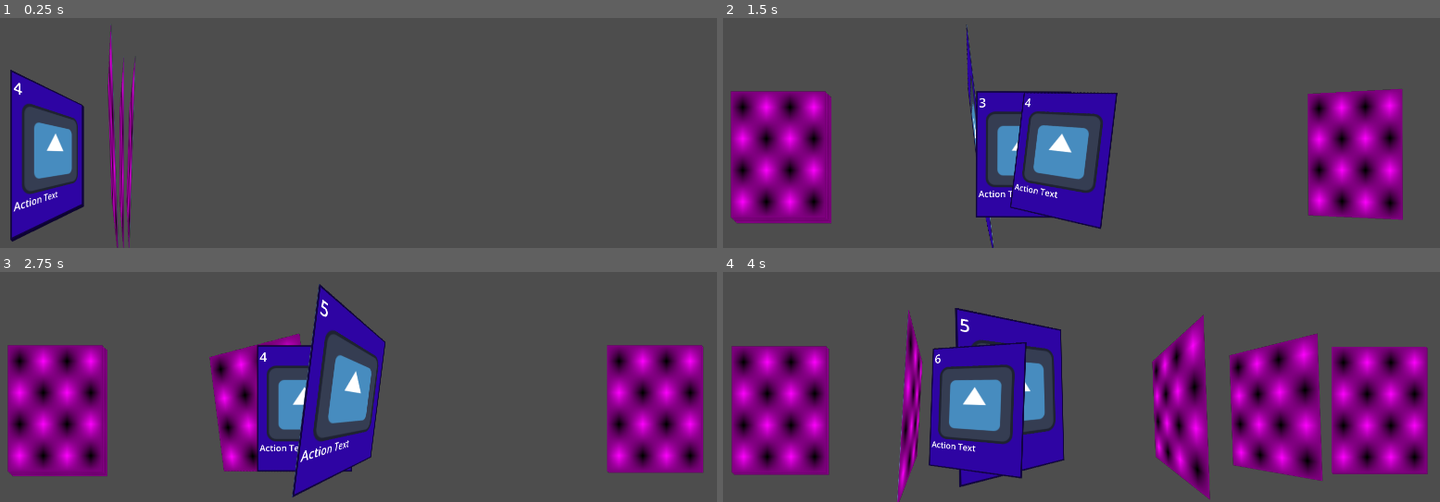
Above: before the commit, frames 1-4 (two rows, left to right).
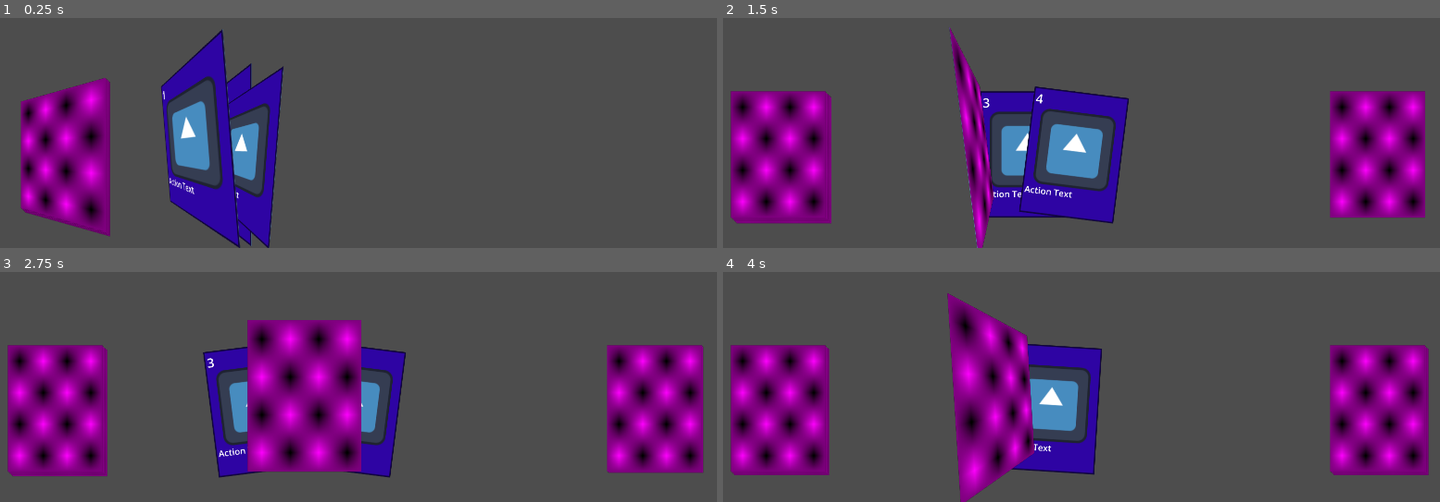
Above: after the commit, the same moments.

Repository: MamaDespik/GGJ-1
Game: Godot game, scene res://Cards/CardsContainer.tscn
Two runs of this game, one before a commit and one after it. Both use one fixed random seed, a clock stepped at 60 frames per second and the inputs below. The engine's default icon, where the game draws it, is replaced by a stand-in: a white triangle on a blue panel in a dark square.
Inputs (mouse positions are in pixels of both pictures, inside the frame that each line leads up to):
- Up to frame 1 (0.25 s): no input
- Up to frame 2 (1.5 s): tap Enter (ui_accept) at 0.5, 0.77, 0.8, 1.07, 1.35 s; move the mouse to (1239, 20) at 0.52 s; press the mouse at (1239, 20) at 0.53 s; hold D (move_right) 0.53-1.28 s; move the mouse to (930, 61) at 1.27 s; release the mouse at (930, 61) at 1.28 s; hold S (move_down) from 1.28 s (still down)
- Up to frame 3 (2.75 s): tap Enter (ui_accept) at 1.52, 1.82, 2.3 s; click (207, 315) at 1.55 s; move the mouse to (outside the picture) at 2.02 s; release S (move_down) at 2.03 s; hold D (move_right) from 2.03 s (still down); hold Mouse wheel up (change_highlight_left) from 2.03 s (still down)
- Up to frame 4 (4 s): move the mouse to (1045, 377) at 2.77 s; release D (move_right) at 2.78 s; release Mouse wheel up (change_highlight_left) at 2.78 s; hold W (move_up) 2.78-3.53 s; tap Mouse wheel down (change_highlight_right) at 2.85 s; tap Enter (ui_accept) at 3.02, 3.32, 3.77, 3.8 s; click (1045, 377) at 3.05 s; move the mouse to (1303, 357) at 3.52 s; press the mouse at (1303, 357) at 3.53 s; hold A (move_left) from 3.53 s (still down)

The runs differ from the first frame. In frame 1, 20% of the frame differs, in the area x 1-40%, y 3-100%; in frame 2, 15%; in frame 3, 16%; in frame 4, 27%, in the area x 1-99%, y 9-100%.

Commit message:
Timing and Reshuffling

Diff:
--- a/godovelopment-game-jam-1/Cards/CardsContainer.tscn
+++ b/godovelopment-game-jam-1/Cards/CardsContainer.tscn
@@ -15,3 +15,9 @@
 
 [node name="DiscardPile" parent="." instance=ExtResource("1_5ohjb")]
 position = Vector2(1732, 1000)
+
+[node name="ShuffleTimer" type="Timer" parent="."]
+wait_time = 2.0
+one_shot = true
+
+[connection signal="timeout" from="ShuffleTimer" to="." method="_on_shuffle_timer_timeout"]
--- a/godovelopment-game-jam-1/Cards/card.gd
+++ b/godovelopment-game-jam-1/Cards/card.gd
@@ -36,7 +36,7 @@
 	target_angle += PI
 	is_face_up = !is_face_up
 	var tween = create_tween()
-	tween.tween_property(card_model, "rotation:y", target_angle, 1)
+	tween.tween_property(card_model, "rotation:y", target_angle, .3)
 	return
 
 func use():
@@ -52,21 +52,20 @@
 
 func highlight():
 	is_highlighted = true
-	#z_index = 99
+	z_index = 99
 	var tween:Tween = create_tween()
 	tween.tween_property(self, "scale", Vector2(1.2,1.2), .2)
 	return
 
 func dehighlight():
 	is_highlighted = false
-	#z_index = 0
+	z_index = 0
 	var tween:Tween = create_tween()
 	tween.tween_property(self, "scale", Vector2(1,1), .2)
 	return
 
 func update_position(new_position:Vector2, new_rotation:float = 0):
-	var animation_time:float = 1 #+randf_range(-.01,.01)
-	#if position_tween == null or !position_tween.is_running():
+	var animation_time:float = .4
 	position_tween = create_tween()
 	position_tween.set_ease(Tween.EASE_IN_OUT)
 	position_tween.set_parallel()
--- a/godovelopment-game-jam-1/Cards/card_pile.gd
+++ b/godovelopment-game-jam-1/Cards/card_pile.gd
@@ -18,12 +18,7 @@
 		add_child(cards[i-1])
 		if cards[i-1].is_face_up: cards[i-1].flip()
 		cards[i-1].dehighlight()
-		#cards[i-1].global_position.y = global_position.y
 		cards[i-1].update_position(global_position + ((i-1)*Vector2(offset,offset)))
-		#var tween:Tween = create_tween()
-		#tween.set_parallel()
-		#tween.tween_property(cards[i-1], "global_position", global_position + ((i-1) * Vector2(offset, offset)), 1)
-		#tween.tween_property(cards[i-1], "rotation", 0, 1)
 	return
 
 func add_card(card:Card, put_on_top:bool = false):
--- a/godovelopment-game-jam-1/Cards/cards_container.gd
+++ b/godovelopment-game-jam-1/Cards/cards_container.gd
@@ -2,10 +2,12 @@
 class_name CardsContainer
 
 var count:int = 1 #DEBUG
+var hand_empty:bool = false
 
 @onready var draw_pile: CardPile = $DrawPile
 @onready var hand: Hand = $Hand
 @onready var discard_pile: CardPile = $DiscardPile
+@onready var shuffle_timer: Timer = $ShuffleTimer
 
 func _ready() -> void:
 	for i in 10:
@@ -20,17 +22,45 @@
 	hand.empty.connect(_on_hand_empty)
 	return
 
-func _on_hand_card_removed(card:Card):
-	discard_pile.add_card(card, true)
-	var drawn_card = draw_pile.draw()
+func _input(event: InputEvent) -> void:
+	if event.is_action_pressed("select") and hand_empty:
+		shuffle_timer.start()
+		print("Timer Started")
+	if event.is_action_released("select") and hand_empty:
+		shuffle_timer.stop()
+		print("Timer Stopped")
+	return
+
+func draw_new_card():
+	var drawn_card:Card = draw_pile.draw()
 	if drawn_card:
 		hand.add_card(drawn_card)
+	else:
+		hand.check_empty()
+	return
+
+func shuffle_discard():
+	for i in discard_pile.cards.size():
+		draw_pile.add_card(discard_pile.draw())
+	draw_pile.shuffle()
+	return
+
+func _on_hand_card_removed(card:Card):
+	var tween:Tween = create_tween()
+	tween.tween_callback(discard_pile.add_card.bind(card, true))
+	tween.tween_callback(draw_new_card).set_delay(.5)
 	return
 
 func _on_hand_empty():
-	for i in discard_pile.cards.size():
-		draw_pile.add_card(discard_pile.draw())
-	draw_pile.shuffle()
+	hand_empty = true
+	return
+
+func _on_shuffle_timer_timeout() -> void:
+	hand_empty = false
+	print("Timer Finished")
+	var tween:Tween = create_tween()
+	tween.tween_callback(shuffle_discard)
+	tween.tween_interval(1)
 	for i in hand.hand_size:
-		hand.add_card(draw_pile.draw())
+		tween.tween_callback(draw_new_card).set_delay(.1)
 	return
--- a/godovelopment-game-jam-1/Cards/hand.gd
+++ b/godovelopment-game-jam-1/Cards/hand.gd
@@ -33,16 +33,8 @@
 		add_child(cards[i])
 		if !cards[i].is_face_up:
 			cards[i].flip()
-		#cards[i].global_position.y = global_position.y
 		cards[i].update_position(Vector2(start_position + (spacing * i), global_position.y),
 								 start_angle    + (angle_spacing * i))
-		#var tween:Tween = create_tween()
-		#tween.set_parallel()
-		#tween.tween_property(cards[i],
-			#"global_position",
-			#Vector2(start_position + (spacing * i), global_position.y),
-			#1)
-		#tween.tween_property(cards[i], "rotation", start_angle + (angle_spacing*i),1)
 	return
 
 func add_card(card:Card):
@@ -58,8 +50,6 @@
 	if get_children().has(card):
 		remove_child(card)
 	card_removed.emit(card)
-	if cards.size() < 1:
-		empty.emit()
 	update_hand()
 	return
 
@@ -71,6 +61,11 @@
 		cards[highlight_index].highlight()
 	return
 
+func check_empty():
+	if cards.size() < 1:
+		empty.emit()
+	return
+
 func _on_card_removed(card:Card):
 	remove_card(card)
 	return
Not shown, changed: TODO.txt
